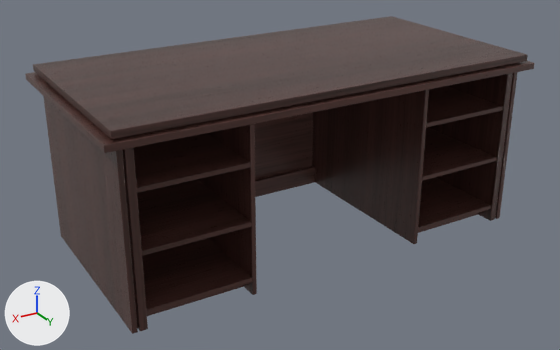
The FBX model 3d/ofis_stoli/OfisStoli.fbx, before and after one commit.
Rendered twice from a 50 mm lens placed at (1.61, 2.63, 1.57), pointed at (0.04, 0.03, 0.27). Lighting does not change. The marker at lower left points along +X, +Y and +Z. The older version comes first. Where no turn or scale is listed for an object, it has been applied to the vertices.

The older version as bpy lines, for what is in view:
```python
me_stol_korpus = bpy.data.meshes.new('Stol_Korpus')
me_stol_korpus.from_pydata(...)  # 1344 vertices, 1310 faces; spans x -0.93..0.93, y -0.46..0.47, z 0.0..0.76
# faces by material slot: [1258, 52]
me_stol_korpus.materials.append(mat_yogoch_4a2f2a)
me_stol_korpus.materials.append(mat_metall_alyuminiy)  # white #e7e7ea
ob_stol_korpus = bpy.data.objects.new('Stol_Korpus', me_stol_korpus)
ob_stol_korpus.location = (0.0, 0.0, 0.0)
```
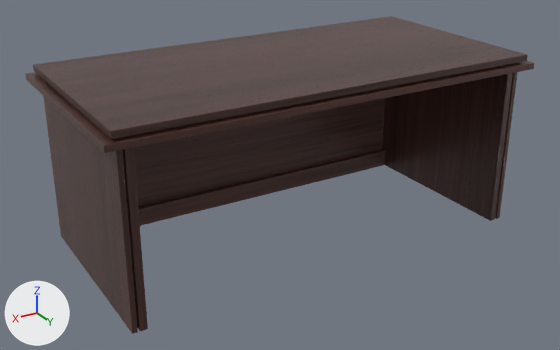
Edits to the scene script, one JSON object a line:
```json
{"block": "me_stol_korpus", "where": "# used by ob_stol_korpus; location = (0.0, 0.0, 0.0)"}
{"op": "remove", "block": "me_stol_korpus", "code": "me_stol_korpus.from_pydata(...)  # 1344 vertices, 1310 faces; spans x -0.93..0.93, y -0.46..0.47, z 0.0..0.76"}
{"op": "add", "block": "me_stol_korpus", "code": "me_stol_korpus.from_pydata(...)  # 784 vertices, 770 faces; spans x -0.93..0.93, y -0.46..0.47, z 0.0..0.76"}
{"block": "me_stol_korpus", "change": "me_stol_korpus part 1: 10 loose pieces with 560 vertices, spanning x -0.82..0.82, y -0.37..0.42, z 0.0..0.7, are deleted"}
```

Boxes [x1, y1, x2, y2] around the edits, measured in the pictures (560 x 350 px):
```json
{"part": 1, "of": "me_stol_korpus", "change": "deleted", "before": [134, 86, 503, 316]}
```
